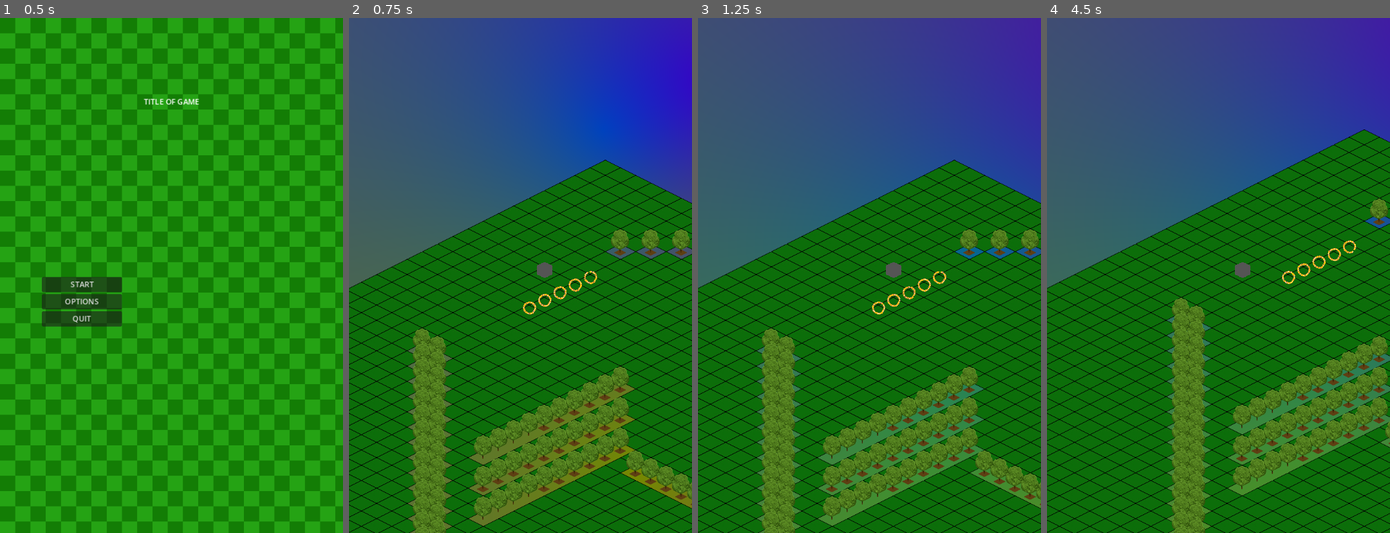
Above: before the commit, frames 1-4 (left to right).
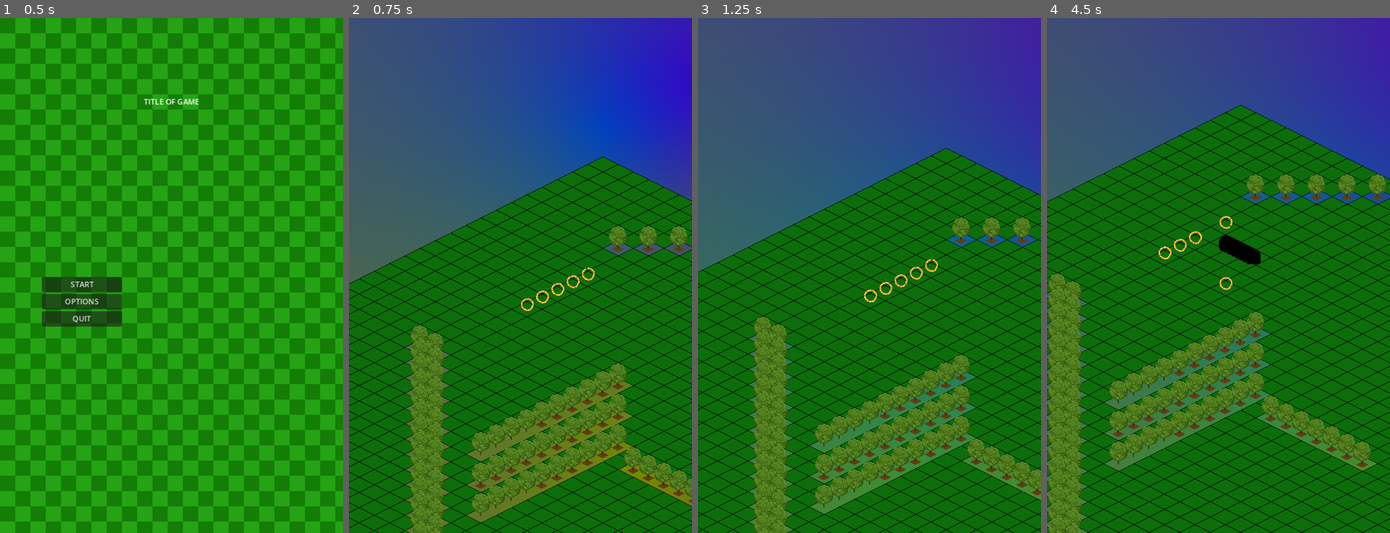
Above: after the commit, the same moments.

Repository: JanBat/GodotSandboxFun
Game: Godot game, scene res://scenes/Main.tscn
The game is run twice, just before and just after one commit, with the same random seed, the same clock (stepped at 60 frames per second) and the same inputs.
Inputs:
- Up to frame 1 (0.5 s): no input
- Up to frame 2 (0.75 s): click "START" at 0.5 s
- Up to frame 3 (1.25 s): no input
- Up to frame 4 (4.5 s): hold Right (steer_right) 1.28-2.03 s; tap Up (steer_ahead) every 0.75 s from 1.35 to 4.35 s; hold Down (steer_back) 2.03-2.78 s; hold Right (steer_right) 2.78-4.28 s; hold Left (steer_left) from 4.28 s (still down)

Frame 1 is identical in both runs. In frame 2, 19% of the frame differs, in the area x 0-100%, y 26-100%; in frame 3, 26%; in frame 4, 45%, in the area x 0-100%, y 16-100%.

Commit message:
movement mostly fixed

Diff:
--- a/scenes/level.tscn
+++ b/scenes/level.tscn
@@ -124,6 +124,7 @@
 tile_map = NodePath("..")
 grid_location = Vector2(0, 4)
 
+[connection signal="camera_suggestion" from="TileMap/Snake" to="." method="_on_snake_camera_suggestion"]
 [connection signal="game_over_sig" from="TileMap/Snake" to="." method="_on_snake_game_over_sig"]
 [connection signal="moved" from="TileMap/Snake" to="." method="_on_snake_moved"]
 
--- a/scenes/snake.tscn
+++ b/scenes/snake.tscn
@@ -1,9 +1,10 @@
-[gd_scene load_steps=7 format=3 uid="uid://dsjhm1josomyh"]
+[gd_scene load_steps=9 format=3 uid="uid://dsjhm1josomyh"]
 
 [ext_resource type="Script" path="res://scripts/snake.gd" id="1_arvse"]
 [ext_resource type="Material" uid="uid://cpcp4d51ehm3" path="res://shaders/RainbowSnakeMaterial.tres" id="2_aq5qv"]
 [ext_resource type="Texture2D" uid="uid://g4s1jtjn26yr" path="res://art/Tile/purple.png" id="2_smign"]
 [ext_resource type="Texture2D" uid="uid://ctwytdb3diji4" path="res://art/Tile/brown_block.png" id="3_save1"]
+[ext_resource type="Texture2D" uid="uid://jqynguyia8pp" path="res://art/Tile/SNAKE_BODY_small.png" id="5_fvp53"]
 
 [sub_resource type="RectangleShape2D" id="RectangleShape2D_n0w76"]
 size = Vector2(17, 9)
@@ -11,6 +12,8 @@
 [sub_resource type="CapsuleShape2D" id="CapsuleShape2D_eeoup"]
 radius = 5.0
 height = 22.0
+
+[sub_resource type="Curve2D" id="Curve2D_g71r3"]
 
 [node name="Snake" type="CharacterBody2D"]
 z_index = 1
@@ -26,8 +29,9 @@
 autostart = true
 
 [node name="HeadSprite" type="Sprite2D" parent="."]
+visible = false
 material = ExtResource("2_aq5qv")
-position = Vector2(0.5, -9.5)
+position = Vector2(0.5, -4)
 texture = ExtResource("2_smign")
 
 [node name="CollisionShape2D" type="CollisionShape2D" parent="."]
@@ -45,5 +49,16 @@
 rotation = 1.5708
 shape = SubResource("CapsuleShape2D_eeoup")
 
+[node name="SubSegmentPath" type="Path2D" parent="."]
+curve = SubResource("Curve2D_g71r3")
+
+[node name="SubSegmentFollow" type="PathFollow2D" parent="."]
+visible = false
+rotation = -6.28319
+
+[node name="SubSegmentGraphic" type="Sprite2D" parent="SubSegmentFollow"]
+z_index = 2
+texture = ExtResource("5_fvp53")
+
 [connection signal="timeout" from="MoveTimer" to="." method="_on_move_timer_timeout"]
 [connection signal="area_entered" from="Area2D" to="." method="_on_area_2d_area_entered"]
--- a/scenes/snake_body_segment.tscn
+++ b/scenes/snake_body_segment.tscn
@@ -1,6 +1,6 @@
 [gd_scene load_steps=6 format=3 uid="uid://ltotq6qdpdiv"]
 
-[ext_resource type="Script" path="res://scripts/SnakeBodySegment.gd" id="1_4644r"]
+[ext_resource type="Script" path="res://scripts/snake_segment.gd" id="1_126kl"]
 [ext_resource type="Texture2D" uid="uid://g4s1jtjn26yr" path="res://art/Tile/purple.png" id="2_a67gh"]
 [ext_resource type="Material" uid="uid://cpcp4d51ehm3" path="res://shaders/RainbowSnakeMaterial.tres" id="2_hgd24"]
 [ext_resource type="Texture2D" uid="uid://ctwytdb3diji4" path="res://art/Tile/brown_block.png" id="3_hjcr8"]
@@ -10,16 +10,16 @@
 
 [node name="SnakeBodySegment" type="Area2D" groups=["hazard"]]
 z_index = 1
-script = ExtResource("1_4644r")
+script = ExtResource("1_126kl")
 
 [node name="CollisionShape2D" type="CollisionShape2D" parent="."]
 position = Vector2(0.25, -4.5)
 shape = SubResource("RectangleShape2D_15mlp")
 
 [node name="Sprite2D" type="Sprite2D" parent="."]
+visible = false
 material = ExtResource("2_hgd24")
 position = Vector2(0.5, -4)
-scale = Vector2(1, 1.075)
 texture = ExtResource("2_a67gh")
 
 [node name="ReferenceBlock" type="Sprite2D" parent="."]
--- a/scripts/level.gd
+++ b/scripts/level.gd
@@ -6,9 +6,10 @@
 	pass # Replace with function body.
 
 
+var desired_position: Vector2 = position
 # Called every frame. 'delta' is the elapsed time since the previous frame.
 func _process(delta):
-	pass
+	position += (desired_position - position) * delta * 0.5
 
 func _on_snake_game_over_sig():
 	# WE WOULD LIKE TO SHOW MESSAGE
@@ -17,4 +18,9 @@
 
 
 func _on_snake_moved(from, to):
-	position += from - to
+	# position += from - to
+	pass
+
+
+func _on_snake_camera_suggestion(pos):
+	desired_position = -pos + Vector2(0.0, 350.0) # TODO: use screensize instead
--- a/scripts/snake.gd
+++ b/scripts/snake.gd
@@ -3,12 +3,13 @@
 const SnakeSegment = preload("res://scenes/snake_body_segment.tscn")
 
 signal moved(from: Vector2, to: Vector2)
+signal camera_suggestion(pos: Vector2)
 signal game_over_sig()
 
 var direction: Vector2 = Vector2.ZERO
 var new_direction: Vector2 = Vector2.ZERO
 
-var coins_eaten = 0
+var coins_eaten = 1
 
 # grid_to_local (?)
 var dir_x: Vector2
@@ -22,6 +23,11 @@
 
 
 var last_segment = self
+var snake_length = 1
+@export
+var subsegments_per_segment = 4
+
+var time_to_move = false
 
 @export var next_segment : Area2D
 @export var tile_map: TileMap
@@ -29,6 +35,7 @@
 
 @export var snake_shader: ShaderMaterial
 
+var custom_animation_progress: float = 0.0
 
 func _ready():
 	var size
@@ -51,24 +58,14 @@
 		last_segment.next_segment.connect_move_signal(last_segment.moved)
 		last_segment = last_segment.next_segment
 
+	# update_path()
 
 
 func _on_move_timer_timeout():
-
-	if coins_eaten >= 1:
-		var new_last = SnakeSegment.instantiate()
-		add_sibling(new_last)
-		new_last.position = last_segment.position
-		# new_last.next_segment = null
-		new_last.connect_move_signal(last_segment.moved)
-		last_segment.next_segment = new_last
-		last_segment = new_last
-		coins_eaten -= 1
-
-	move()
-
-
-func _process(_delta):
+	time_to_move = true
+
+
+func _process(delta):
 	if Input.is_action_just_pressed("steer_right"):
 		new_direction = rotate_clockwise(direction)
 	if Input.is_action_just_pressed("steer_left"):
@@ -86,6 +83,27 @@
 	snake_shader.set_shader_parameter("green_location", in_between)
 
 
+	custom_animation_progress += delta #/ $MoveTimer.wait_time
+
+	if time_to_move:
+		if coins_eaten >= 1:
+			var new_last = SnakeSegment.instantiate()
+			add_sibling(new_last)
+			new_last.position = last_segment.position
+			# new_last.next_segment = null
+			new_last.connect_move_signal(last_segment.moved)
+			last_segment.next_segment = new_last
+			last_segment = new_last
+			snake_length += 1
+			coins_eaten -= 1
+			add_segment()
+
+		move()
+		custom_animation_progress = 0.0
+		time_to_move = false
+
+	update_path()
+	process_path()
 
 func grid_to_local(coord: Vector2):
 	return coord.x * dir_x + coord.y * dir_y
@@ -142,3 +160,44 @@
 
 func game_over():
 	game_over_sig.emit()
+
+
+func process_path():
+	var sub_segments = $SubSegmentPath.get_children()
+	for segment_index in sub_segments.size():
+		var segment = sub_segments[segment_index]
+
+		segment.progress_ratio = 1 - (float(segment_index) / (float(len(sub_segments) + subsegments_per_segment)) \
+							+ custom_animation_progress / (float(len(sub_segments))/subsegments_per_segment))
+		"""
+		at all times ->
+
+
+		"""
+
+		# so the pathfollow still rotates but its graphic appears upright
+		segment.get_node("SubSegmentGraphic").rotation = - segment.rotation
+		# segment.rotation = 0
+
+	if sub_segments:
+		camera_suggestion.emit(position + sub_segments[len(sub_segments)-1].position)
+	else:  # at the beginning when no segments are present
+		camera_suggestion.emit(position)
+
+
+func add_segment():
+	var path: Path2D = $SubSegmentPath
+	for i in range(subsegments_per_segment):
+		var segment = $SubSegmentFollow.duplicate()
+		segment.show()
+		path.add_child(segment)
+
+func update_path():
+	var path: Path2D = $SubSegmentPath
+	var curve: Curve2D = path.get_curve()
+	curve.clear_points()
+	curve.add_point(grid_to_local(new_direction))
+	var curr = self
+	while curr:
+		curve.add_point(curr.position - self.position)
+		curr = curr.next_segment
Binary file added: art/Tile/SNAKE_BODY_small.png
Not shown, added: art/Tile/SNAKE_BODY_small.png.import
Renamed: scripts/SnakeBodySegment.gd -> scripts/snake_segment.gd
Empty file added: shaders/shader_examples_color.gdshader
Empty file added: shaders/shader_examples_shape.gdshader
